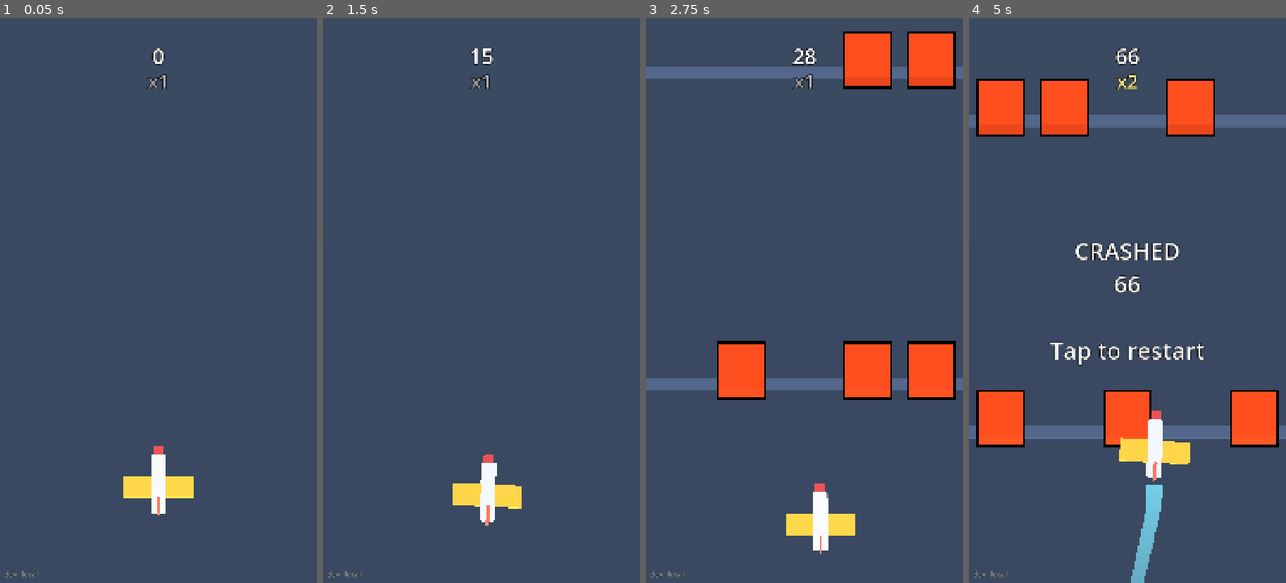
Above: before the commit, frames 1-4 (left to right).
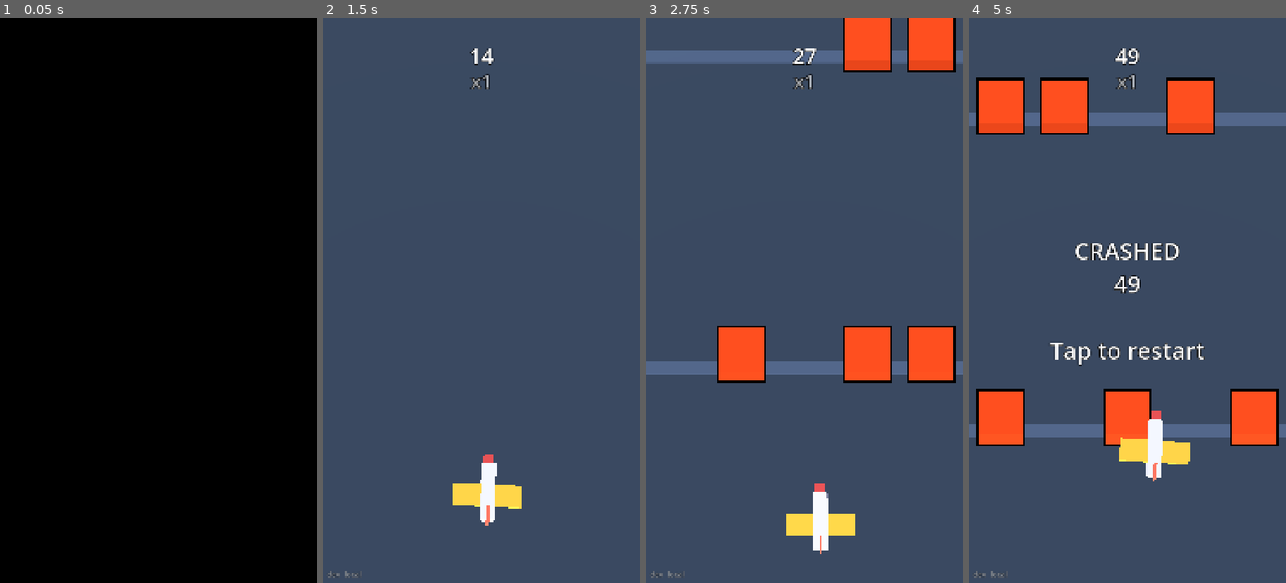
Above: after the commit, the same moments.

Repository: Hotshotted/sky-dodge
Game: Godot game, scene res://scenes/main.tscn
Two runs of this game, one before a commit and one after it. Both use one fixed random seed, a clock stepped at 60 frames per second and the inputs below.
Inputs (mouse positions are in pixels of both pictures, inside the frame that each line leads up to):
- Up to frame 1 (0.05 s): no input
- Up to frame 2 (1.5 s): move the mouse to (551, 272) at 0.52 s; click (551, 272) at 0.67 s; drag from (418, 328) to (465, 413) at 1.27 s
- Up to frame 3 (2.75 s): move the mouse to (836, 176) at 2.02 s; click (836, 176) at 2.17 s
- Up to frame 4 (5 s): drag from (1111, 413) to (1032, 215) at 2.77 s; move the mouse to (1222, 385) at 3.52 s; click (1222, 385) at 3.67 s; drag from (1032, 215) to (1079, 159) at 4.27 s

The runs differ from the first frame. In frame 1, 100% of the frame differs, in the area x 0-100%, y 0-100%; in frame 2, less than 0.1%; in frame 3, 10%; in frame 4, 2.5%.

Commit message:
Hitstop only on new multiplier tier (shorter, toggleable); pre-warm effects at startup
Co-Authored-By: Claude Sonnet 5.5 <noreply@anthropic.com>
Claude-Session: https://claude.ai/code/session_01VXGMnPLKttRReKrjaHu4gF

Diff:
--- a/scripts/Fx.gd
+++ b/scripts/Fx.gd
@@ -75,3 +75,9 @@
 		mi.position.z = float(s["z0"]) + Tuning.streak_speed * age
 		var mat := s["mat"] as StandardMaterial3D
 		mat.albedo_color.a = 0.8 * (1.0 - age / STREAK_LIFE)
+
+## Remove everything currently alive (used after the startup pre-warm).
+func clear() -> void:
+	for c in get_children():
+		c.queue_free()
+	_streaks.clear()
--- a/scripts/Hud.gd
+++ b/scripts/Hud.gd
@@ -6,6 +6,7 @@
 var _mult: Label
 var _punch_start_ms := -10000      # when the multiplier label last "punched"
 var _popups: Array[Dictionary] = []  # {label, born_ms, base_y}
+var _cover: ColorRect
 const PUNCH_TIME := 0.28
 const POPUP_TIME := 0.9
 
@@ -94,3 +95,25 @@
 	l.offset_top = -48
 	l.modulate = Color(1, 1, 1, 0.55)
 	l.add_theme_constant_override("outline_size", 6)
+
+## Startup pre-warm: draw every popup tier and the game-over text once (this builds the font
+## glyph caches), under a black cover so nothing is seen. end_prewarm() undoes all of it.
+func begin_prewarm() -> void:
+	var vp := get_viewport().get_visible_rect().size
+	for i in Tuning.near_miss_texts.size():
+		popup(Tuning.near_miss_texts[i], Tuning.near_miss_sizes[mini(i, Tuning.near_miss_sizes.size() - 1)],
+				Tuning.near_miss_colors[mini(i, Tuning.near_miss_colors.size() - 1)], Vector2(vp.x * 0.5, vp.y * (0.3 + 0.12 * i)))
+	_over.text = "CRASHED\n0123456789\n\nTap to restart"
+	_over.visible = true
+	_cover = ColorRect.new()
+	_cover.color = Color.BLACK
+	_cover.set_anchors_and_offsets_preset(Control.PRESET_FULL_RECT)
+	_cover.mouse_filter = Control.MOUSE_FILTER_IGNORE
+	add_child(_cover)  # last child = drawn on top of the labels
+
+func end_prewarm() -> void:
+	for d in _popups:
+		(d["label"] as Label).queue_free()
+	_popups.clear()
+	_over.visible = false
+	_cover.queue_free()
--- a/scripts/Main.gd
+++ b/scripts/Main.gd
@@ -11,6 +11,8 @@
 var multiplier := 1     # raised by near misses, decays back to 1
 var _mult_timer := 0.0  # counts down to the next multiplier decay step
 var _hitstop_token := 0
+var _warming := false
+static var _warmed := false  # pre-warm only once per app session (survives scene reloads)
 var elapsed := 0.0      # run time, drives the speed ramp
 var alive := true
 var _death_time := 0.0
@@ -33,12 +35,35 @@
 	camera.far = 100.0
 	_update_camera()
 	_update_plane_zone()
+	if not _warmed:
+		_warmed = true
+		_prewarm()
+
+## First-use stutter fix: GL shaders / particle materials / font glyphs compile the first time
+## they are drawn. Draw every effect once, in view but under a black cover, for a few frames
+## at startup, then remove it all. The game doesn't tick meanwhile.
+func _prewarm() -> void:
+	_warming = true
+	var spot := Vector3(0.0, 1.2, 1.0)
+	hud.begin_prewarm()
+	var temps: Array = spawner.prewarm_nodes()
+	fx.sparks(spot, 1)
+	fx.streaks(spot)
+	for i in 4:
+		trail.advance(0.3, Vector2(spot.x, spot.z), 2, 0.1)  # builds a ribbon (alpha, vertex colour)
+		await get_tree().process_frame
+	fx.clear()
+	trail.clear()
+	for n in temps:
+		n.queue_free()
+	hud.end_prewarm()
+	_warming = false
 
 func _process(delta: float) -> void:
 	delta = minf(delta, 0.05)
 	_update_camera()
 	_update_plane_zone()
-	if not alive:
+	if _warming or not alive:
 		return
 
 	elapsed += delta
@@ -65,7 +90,9 @@
 
 ## Near miss: raise the multiplier and fire every bit of feedback at once.
 func _on_near_miss(ev: Dictionary) -> void:
+	var old_tier := _tier_of(multiplier)
 	multiplier = mini(multiplier + 1, Tuning.multiplier_max)
+	var new_tier := _tier_of(multiplier)
 	_mult_timer = Tuning.multiplier_hold_time
 	hud.set_multiplier(multiplier, true)
 	var side: int = ev["side"]
@@ -78,7 +105,12 @@
 	hud.popup(Tuning.near_miss_texts[i], Tuning.near_miss_sizes[mini(i, Tuning.near_miss_sizes.size() - 1)],
 			Tuning.near_miss_colors[mini(i, Tuning.near_miss_colors.size() - 1)], pos)
 	Input.vibrate_handheld(Tuning.haptic_ms)  # no-op where unsupported
-	_hitstop()
+	if Tuning.hitstop_enabled and new_tier > old_tier:  # only when reaching a new multiplier tier
+		_hitstop()
+
+## Popup tier of a multiplier: -1 below 2x, else 0 (2x), 1 (3x), 2 (4x and up).
+func _tier_of(m: int) -> int:
+	return -1 if m < 2 else Tuning.tier_index(m, Tuning.near_miss_texts.size())
 
 ## Slow time briefly. The restore timer ignores Engine.time_scale, so it lasts real seconds.
 func _hitstop() -> void:
--- a/scripts/Spawner.gd
+++ b/scripts/Spawner.gd
@@ -107,17 +107,34 @@
 
 ## Flash one obstacle's outline white for near_miss_flash_time real seconds.
 func flash_obstacle(mi: MeshInstance3D) -> void:
+	mi.material_override = _make_flash_material()
+	# Real-time timer (ignores Engine.time_scale), so hitstop doesn't stretch the flash.
+	get_tree().create_timer(Tuning.near_miss_flash_time, true, false, true).timeout.connect(
+		func() -> void:
+			if is_instance_valid(mi):
+				mi.material_override = _obstacle_mat)
+
+func _make_flash_material() -> StandardMaterial3D:
 	var mat := _obstacle_mat.duplicate() as StandardMaterial3D
 	var outline := _outline_mat.duplicate() as ShaderMaterial
 	outline.set_shader_parameter("outline_color", Color.WHITE)
 	outline.set_shader_parameter("thickness", Tuning.outline_thickness * 1.8)
 	mat.next_pass = outline
-	mi.material_override = mat
-	# Real-time timer (ignores Engine.time_scale), so hitstop doesn't stretch the flash.
-	get_tree().create_timer(Tuning.near_miss_flash_time, true, false, true).timeout.connect(
-		func() -> void:
-			if is_instance_valid(mi):
-				mi.material_override = _obstacle_mat)
+	return mat
+
+## Startup pre-warm: two cubes in view (normal + white-flash look) so both materials and the
+## outline shader get compiled before the first real obstacle / near miss. Caller frees them.
+func prewarm_nodes() -> Array[Node]:
+	var nodes: Array[Node] = []
+	for i in 2:
+		var mi := MeshInstance3D.new()
+		mi.mesh = _obstacle_mesh
+		mi.material_override = _obstacle_mat if i == 0 else _make_flash_material()
+		mi.scale = Vector3(1.0, 1.0, 1.0)
+		mi.position = Vector3(-2.0 + 4.0 * i, 0, 0)
+		add_child(mi)
+		nodes.append(mi)
+	return nodes
 
 func _update_look() -> void:
 	_obstacle_mat.albedo_color = Tuning.obstacle_color
--- a/scripts/Tuning.gd
+++ b/scripts/Tuning.gd
@@ -65,9 +65,12 @@
 var score_uses_multiplier := true
 
 # ---------- Near-miss feedback ----------
-## Hitstop: Engine.time_scale during the freeze, and how long it lasts in REAL seconds.
-var hitstop_scale := 0.3
-var hitstop_duration := 0.08
+## Hitstop (a brief slow-down) fires only when a near miss raises the multiplier into a NEW tier
+## (1x->2x, 2x->3x, 3x->4x), not on every near miss. Turn it off entirely with false.
+var hitstop_enabled := true
+## Engine.time_scale during the freeze, and how long it lasts in REAL seconds.
+var hitstop_scale := 0.5
+var hitstop_duration := 0.05
 ## Sparks in the burst from the wingtip nearest the obstacle, and how long each lives (seconds).
 var spark_count := 24
 var spark_lifetime := 0.45
